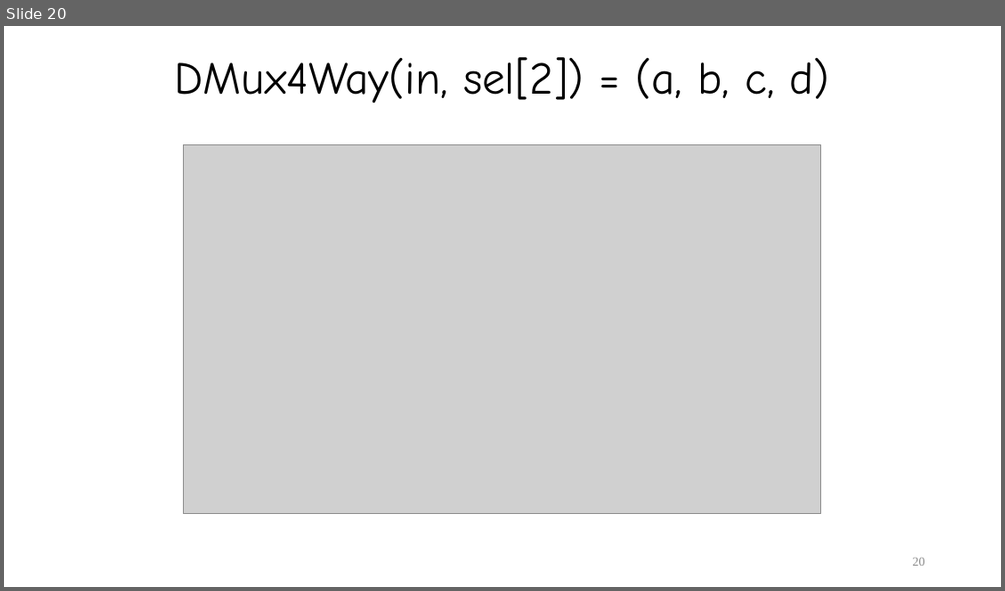
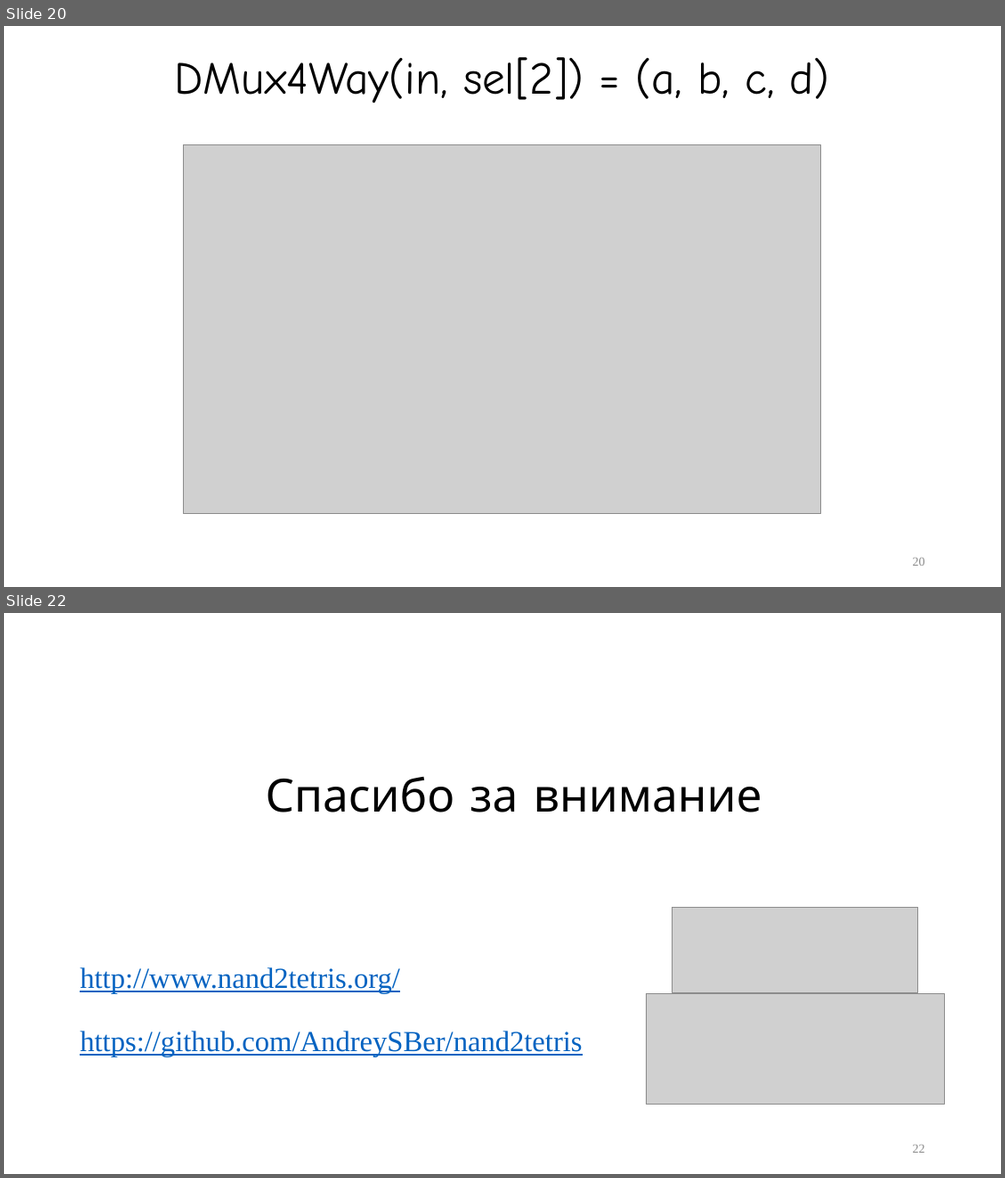
Before and after one commit to AndreySBer/nand2tetris, a slide deck: NIS_Komponentno-orientirovannoe_programmirovanie.pptx. Shown one above the other, each under a label of ours: slide 20 before the commit, slides 20 and 22 after it; the slides between them are not shown. The pictures are 1005x591 and 1005x1178 pixels, drawn with LibreOffice and Linux fonts; fonts in the diff are those of the drawing; grey boxes stand for pictures. Boxes give left, top, right and bottom in pixels: in the first picture for what was removed or moved away, otherwise in the second. Text is boxed around its words. In the diff, an @@ line names an element or a change of style, - is before the commit and + after.

Commit message:
New final slide added to presentation

```diff
--- a/NIS_Komponentno-orientirovannoe_programmirovanie.pptx
+++ b/NIS_Komponentno-orientirovannoe_programmirovanie.pptx
@@ slide 22 added at (x1=4, y1=613, x2=1001, y2=1174), background #FFFFFF @@
@@ title added at (x1=266, y1=777, x2=762, y2=812), 44 pt, text #000000 @@
+Спасибо за внимание
@@ picture added at (x1=672, y1=907, x2=918, y2=992) @@
@@ text added at (x1=80, y1=967, x2=582, y2=1056), 28 pt, text #0563C1, underline @@
+http://www.nand2tetris.org/
+https://github.com/AndreySBer/nand2tetris
@@ picture added at (x1=646, y1=994, x2=944, y2=1104) @@
@@ page number added at (x1=913, y1=1144, x2=925, y2=1152), 12 pt, text #8C8C8C @@
+22
```
